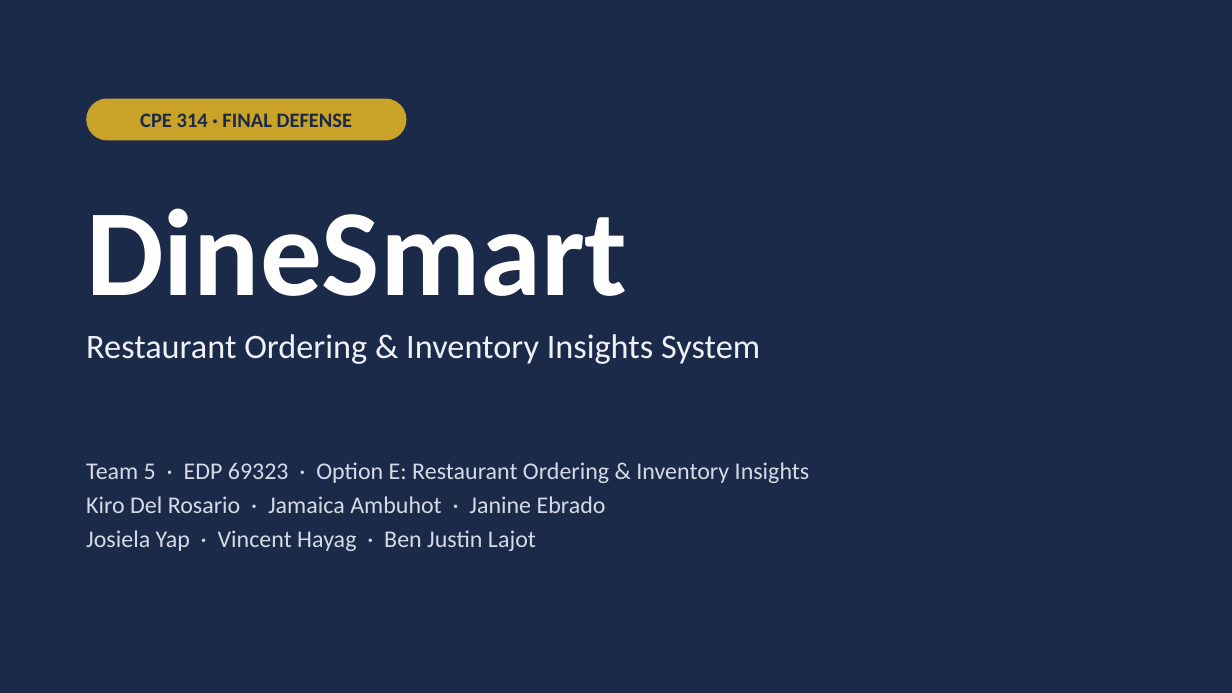
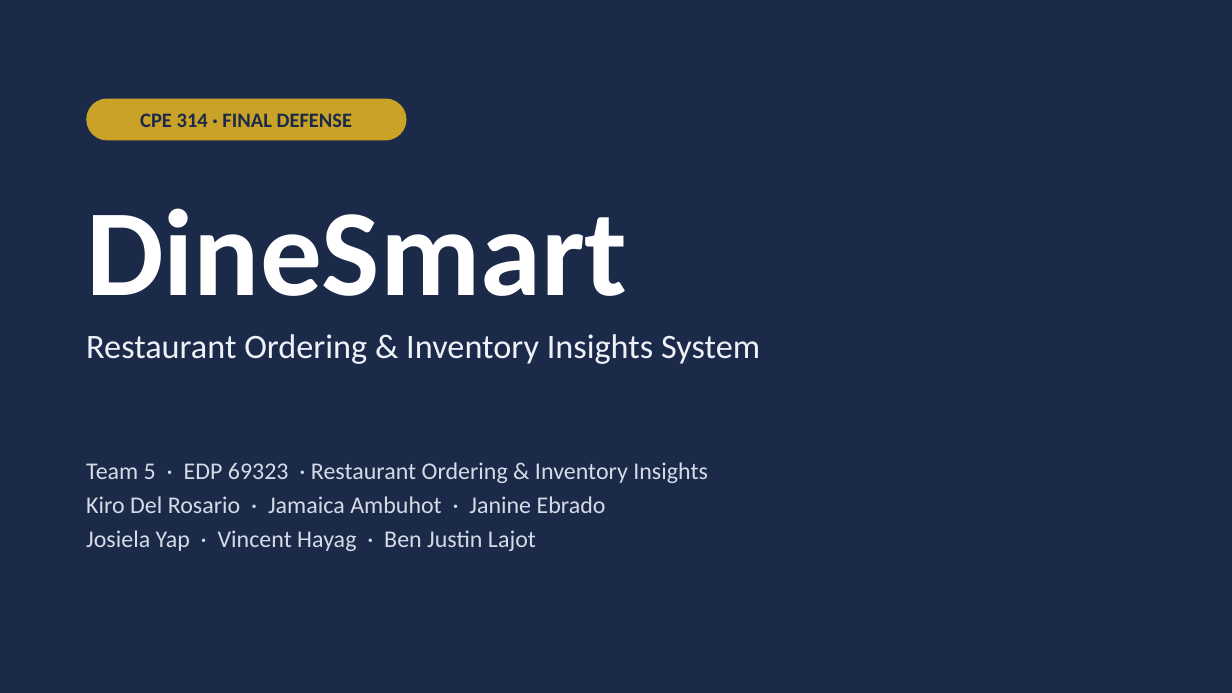
Before and after one commit to ambuhotjam/cpe314--69323--capstone-team-05, a slide deck: slide 1 of Final_Defense_Group5.pptx. Drawn at 1232x693 pixels with LibreOffice and Linux fonts; fonts in the diff are those of the drawing. Boxes give left, top, right and bottom in pixels: in the first picture for what was removed or moved away, otherwise in the second. Text is boxed around its words. In the diff, an @@ line names an element or a change of style, - is before the commit and + after.

```diff
--- a/Final_Defense_Group5.pptx
+++ b/Final_Defense_Group5.pptx
@@ text at [86,462,708,483]: text changed @@
-Team 5 · EDP 69323 · Option E: Restaurant Ordering & Inventory Insights
+Team 5 · EDP 69323 · Restaurant Ordering & Inventory Insights
```
Also in this commit, not shown: 3 other slides changed, 2 slides added.
